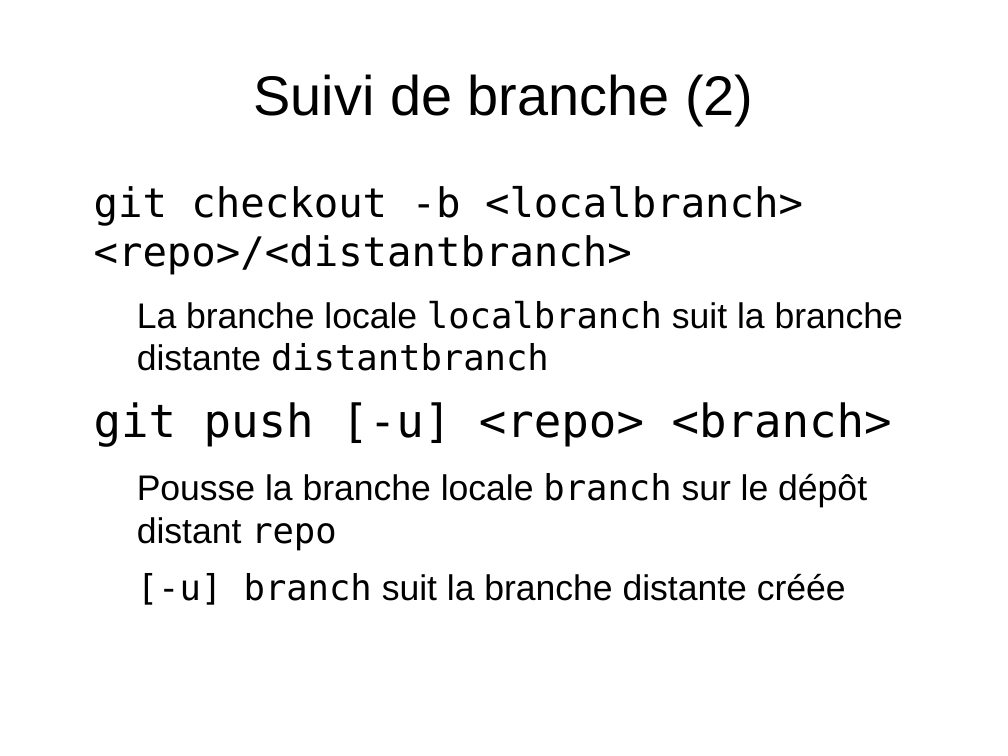
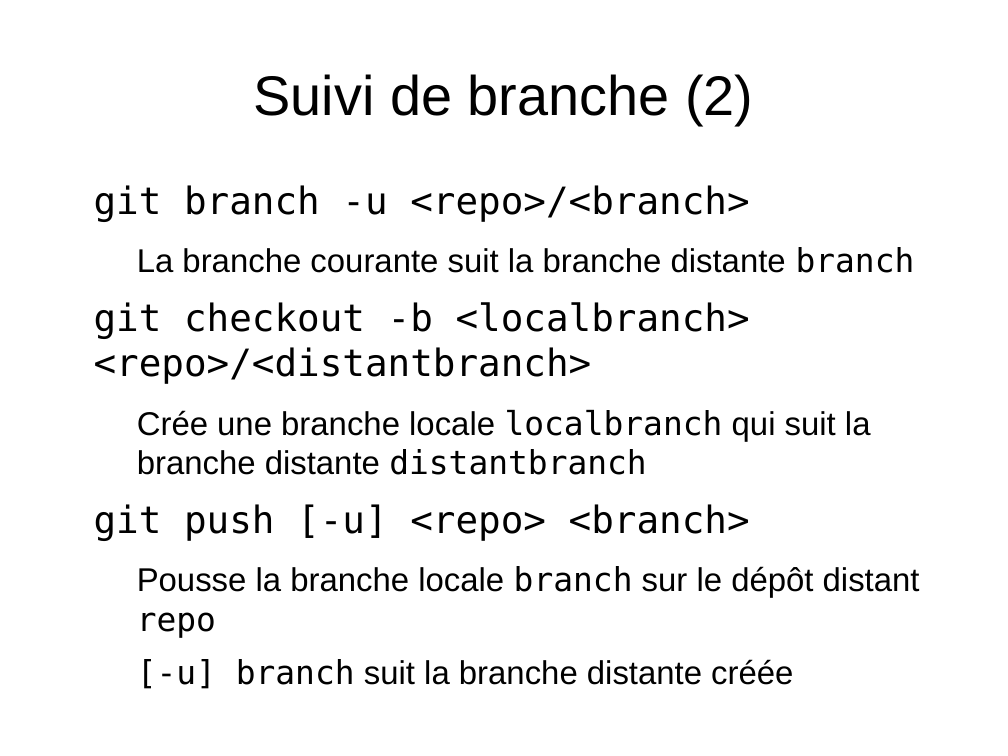
Before and after one commit to ClementGGuy/toyrepo, a slide deck: slide 24 of doc/FormationGit.odp (slide 23 before the commit). Drawn at 1008x756 pixels with LibreOffice and Linux fonts; fonts in the diff are those of the drawing. Boxes give left, top, right and bottom in pixels: in the first picture for what was removed or moved away, otherwise in the second. Text is boxed around its words. In the diff, an @@ line names an element or a change of style, - is before the commit and + after.

```diff
--- a/doc/FormationGit.odp
+++ b/doc/FormationGit.odp
@@ text at (x1=94, y1=185, x2=915, y2=273): paragraphs added @@
+git branch -u <repo>/<branch>
+  La branche courante suit la branche distante branch
@@ text at (x1=94, y1=302, x2=920, y2=689): size 32 to 29.6 pt in "git checkout -b <localbranch> <repo>/<distantbranch>"; size 36 to 29.6 pt in "git push [-u] <repo> <branch>"; size 28 to 25.9 pt in "Pousse la branche locale branch sur le ...", "[-u] branch suit la branche distante créée" @@
@@ text at (x1=137, y1=409, x2=871, y2=475): text changed; size 28 to 25.9 pt @@
-  La branche locale localbranch suit la branche distante distantbranch
+  Crée une branche locale localbranch qui suit la branche distante distantbranch
```
Also in this commit, not shown: 3 other slides changed, 1 slide added, 3 other files.
